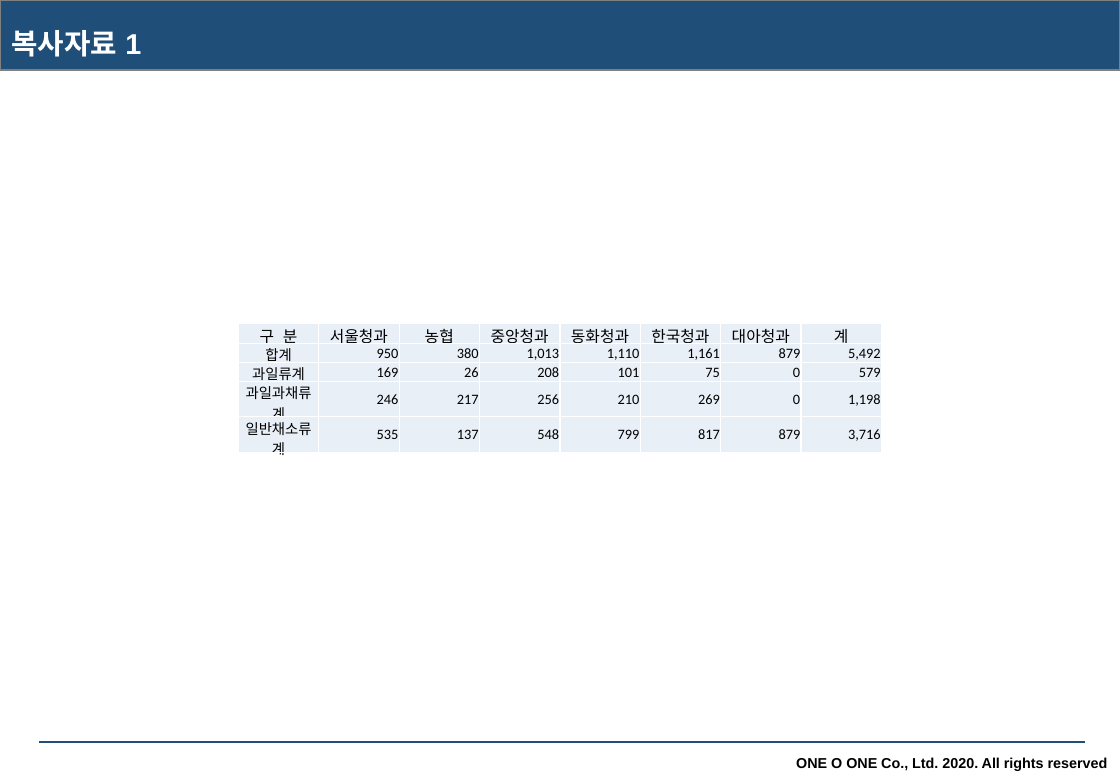
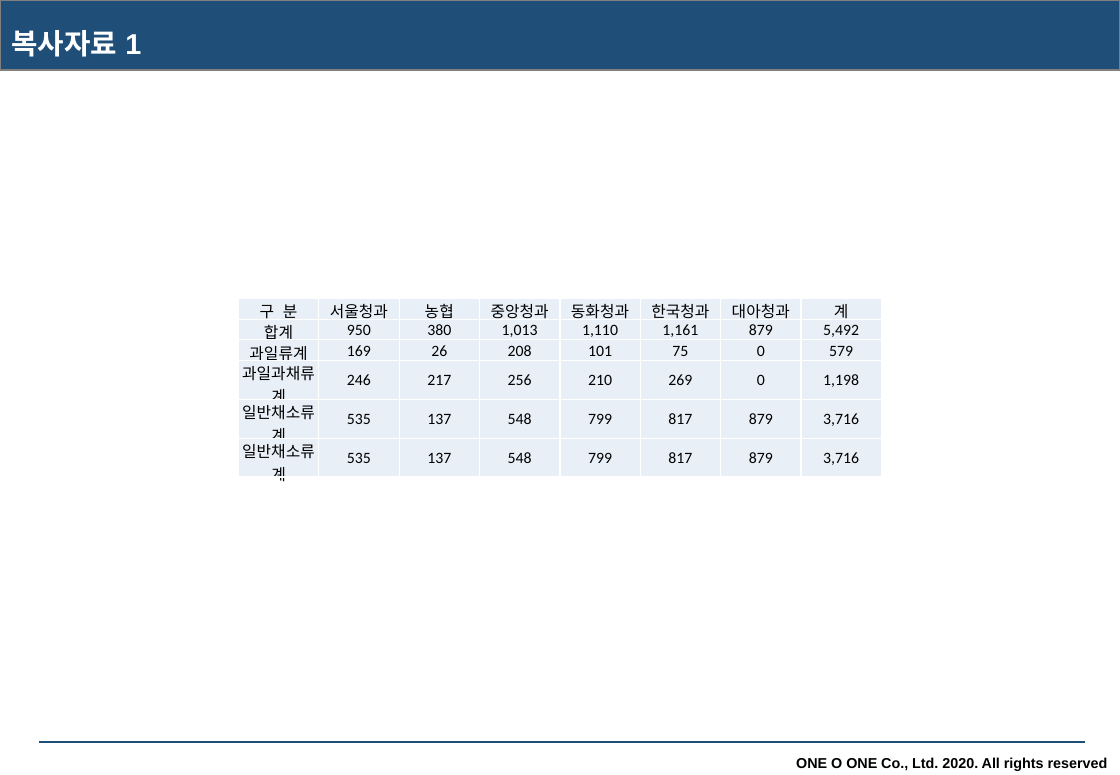
Before and after one commit to seyongkim12/SingleFramework, a slide deck: slide 8 of 2.Output/2020-06-18.pptx. Drawn at 1120x775 pixels with LibreOffice and Linux fonts; fonts in the diff are those of the drawing. Boxes give left, top, right and bottom in pixels: in the first picture for what was removed or moved away, otherwise in the second. Text is boxed around its words. In the diff, an @@ line names an element or a change of style, - is before the commit and + after.

```diff
--- a/2.Output/2020-06-18.pptx
+++ b/2.Output/2020-06-18.pptx
@@ table at (x1=239, y1=299, x2=884, y2=486) @@
+row 6: 일반채소류계 | 535 | 137 | 548 | 799 | 817 | 879 | 3,716
@@ table resized from (x1=239, y1=323, x2=884, y2=459) to (x1=239, y1=299, x2=884, y2=486) @@
```
Also in this commit, not shown: 1 other slide changed, 6 other files.
